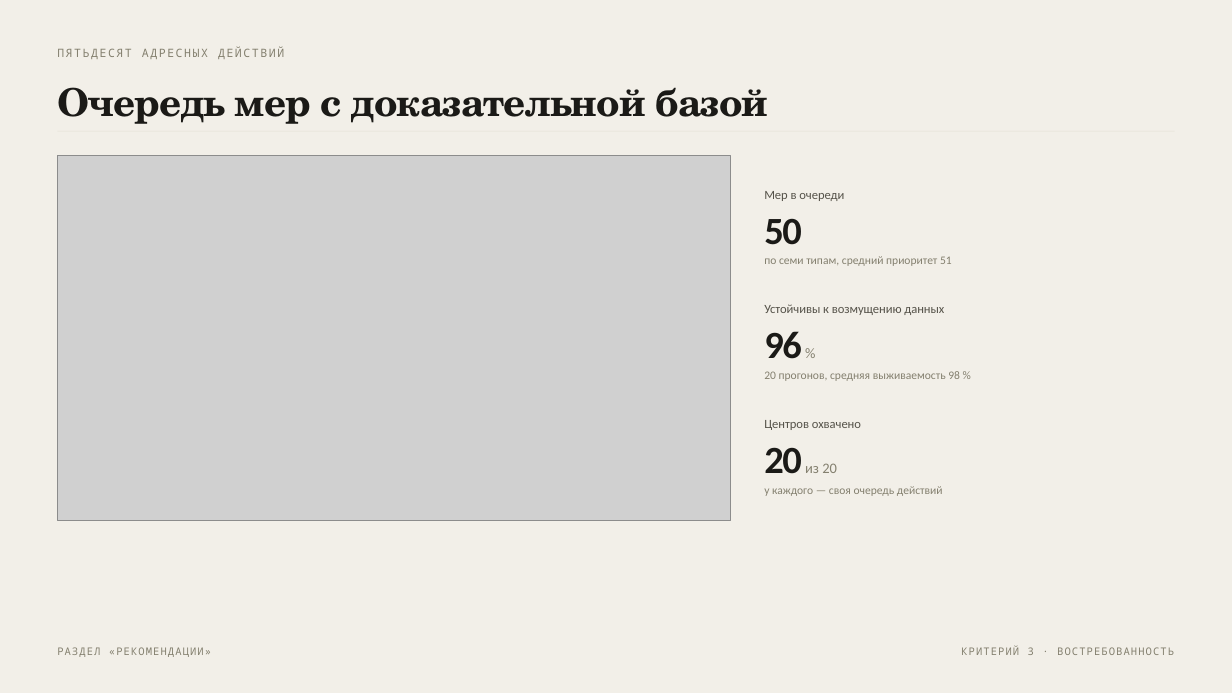
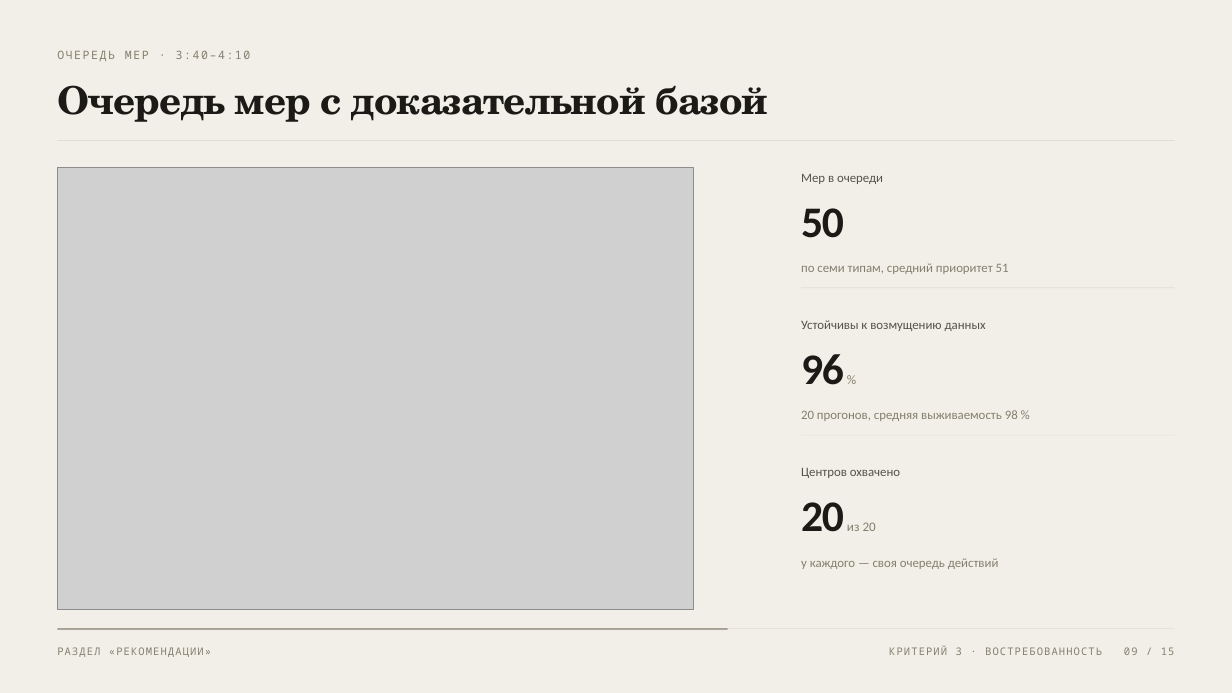
Before and after one commit to justririll/hakaton-kek, a slide deck: slide 9 of presentation/vitdashboard-7min.pptx. Drawn at 1232x693 pixels with LibreOffice and Linux fonts; fonts in the diff are those of the drawing; grey boxes stand for pictures. Boxes give left, top, right and bottom in pixels: in the first picture for what was removed or moved away, otherwise in the second. Text is boxed around its words. In the diff, an @@ line names an element or a change of style, - is before the commit and + after.

```diff
--- a/presentation/vitdashboard-7min.pptx
+++ b/presentation/vitdashboard-7min.pptx
@@ text at (57,50,251,61): text changed @@
-ПЯТЬДЕСЯТ АДРЕСНЫХ ДЕЙСТВИЙ
+ОЧЕРЕДЬ МЕР · 3:40–4:10
@@ text "Очередь мер с доказательной базой" at (57,85,768,122): line spacing 1.08 to 1 @@
@@ rectangle: place and size @@
-rectangle at (57,131,1175,132)
+rectangle at (57,140,1175,141)
@@ picture: place and size @@
-picture at (57,156,731,521)
+picture at (57,168,693,610)
@@ text "Мер в очереди": place and size @@
-text "Мер в очереди" at (764,191,844,201)
+text "Мер в очереди" at (801,174,883,184)
@@ text "50": place and size @@
-text "50" at (764,219,801,245)
+text "50" at (801,208,844,238)
@@ text "50" at (801,208,844,238): size 30 to 34 pt, letter spacing -1.2 to -1 pt @@
@@ text "по семи типам, средний приоритет ...": place and size @@
-text "по семи типам, средний приоритет ..." at (764,256,952,266)
+text "по семи типам, средний приоритет ..." at (801,263,1009,274)
@@ text "Устойчивы к возмущению данных": place and size @@
-text "Устойчивы к возмущению данных" at (764,304,944,315)
+text "Устойчивы к возмущению данных" at (801,320,986,331)
@@ text "96 %": place and size @@
-text "96 %" at (764,331,801,359)
+text "96 %" at (801,354,844,385)
@@ text "96 %" at (801,354,844,385): size 30 to 34 pt, letter spacing -1.2 to -1 pt in "96"; size 11.2 to 10.2 pt in "%" @@
@@ text "20 прогонов, средняя выживаемость 98 ...": place and size @@
-text "20 прогонов, средняя выживаемость 98 ..." at (764,371,960,381)
+text "20 прогонов, средняя выживаемость 98 ..." at (801,410,1018,421)
@@ size 9.8 to 10 pt; line spacing 1.2 to 1.1 in 3 elements at (801,174,883,184), (801,320,986,331), (801,468,900,478) @@
@@ text "Центров охвачено": place and size @@
-text "Центров охвачено" at (764,420,861,430)
+text "Центров охвачено" at (801,468,900,478)
@@ text "20 из 20": place and size @@
-text "20 из 20" at (764,447,837,474)
+text "20 из 20" at (801,502,876,532)
@@ text "20 из 20" at (801,502,876,532): size 30 to 34 pt, letter spacing -1.2 to -1 pt in "20"; size 11.2 to 10.2 pt in "из 20" @@
@@ size 9 to 10 pt in 3 elements at (801,263,1009,274), (801,410,1018,421), (801,558,999,569) @@
@@ text "у каждого — своя очередь ...": place and size @@
-text "у каждого — своя очередь ..." at (764,486,943,496)
+text "у каждого — своя очередь ..." at (801,558,999,569)
@@ rectangle added at (57,628,1175,629), fill #E3DED3 @@
@@ rectangle added at (57,628,728,629), fill #84806F @@
@@ text "КРИТЕРИЙ 3 · ВОСТРЕБОВАННОСТЬ": place and size @@
-text "КРИТЕРИЙ 3 · ВОСТРЕБОВАННОСТЬ" at (961,645,1174,655)
+text "КРИТЕРИЙ 3 · ВОСТРЕБОВАННОСТЬ" at (889,645,1102,655)
@@ text added at (1124,647,1175,655), 8.2 pt, text #84806F @@
+09 / 15
```
Also in this commit, not shown: 12 other slides changed, 2 slides added, 30 other files.
